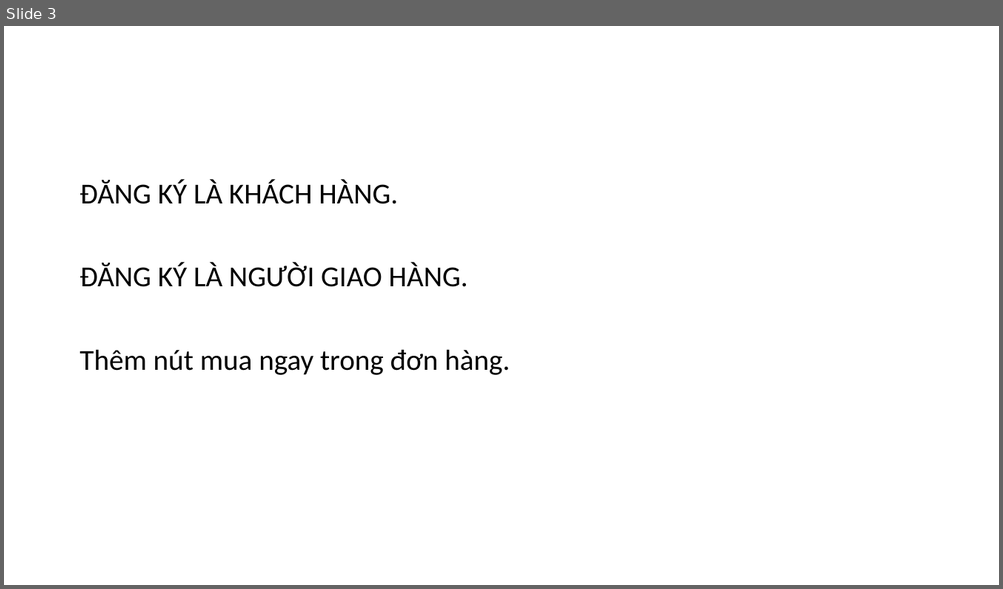
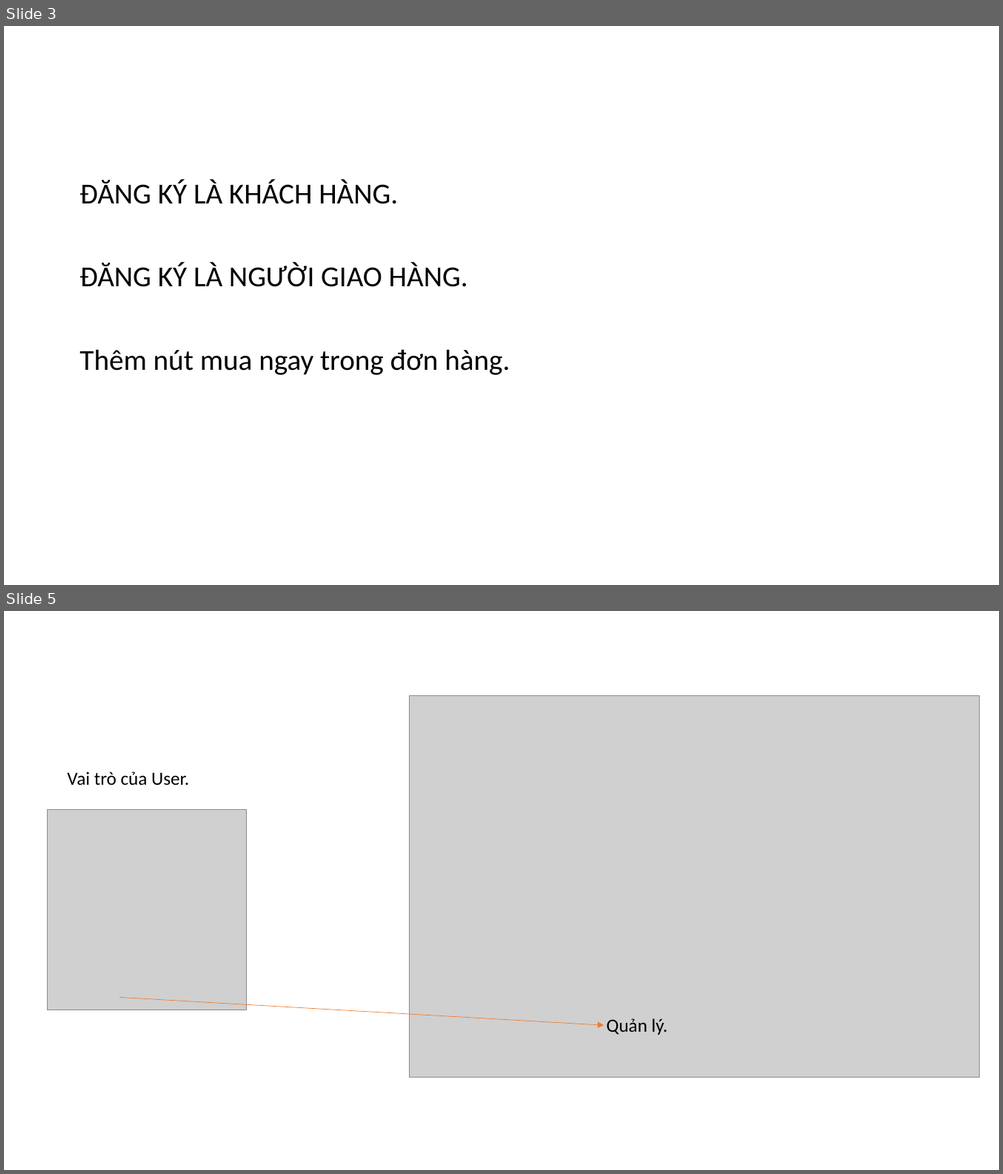
Before and after one commit to DangVanDoan05/WordPress, a slide deck: Quản trị người dùng sử dụng trang website, quản trị đơn hàng.pptx. Shown one above the other, each under a label of ours: slide 3 before the commit, slides 3 and 5 after it; the slides between them are not shown. The pictures are 1003x589 and 1003x1174 pixels, drawn with LibreOffice and Linux fonts; fonts in the diff are those of the drawing; grey boxes stand for pictures. Boxes give left, top, right and bottom in pixels: in the first picture for what was removed or moved away, otherwise in the second. Text is boxed around its words. In the diff, an @@ line names an element or a change of style, - is before the commit and + after.

```diff
--- a/Quản trị người dùng sử dụng trang website, quản trị đơn hàng.pptx
+++ b/Quản trị người dùng sử dụng trang website, quản trị đơn hàng.pptx
@@ slide 5 added at box(4, 611, 999, 1170), background #FFFFFF @@
@@ picture added at box(409, 695, 979, 1078) @@
@@ text added at box(67, 772, 189, 786), 18 pt, text #000000 @@
+Vai trò của User.
@@ picture added at box(47, 810, 247, 1011) @@
@@ arrow added from (119, 997) to (604, 1026), #ED7D31 0.5 pt @@
@@ text added at box(606, 1019, 668, 1035), 18 pt, text #000000 @@
+Quản lý.
```
Also in this commit, not shown: 1 other slide added, 1 slide removed, 4 other files.
